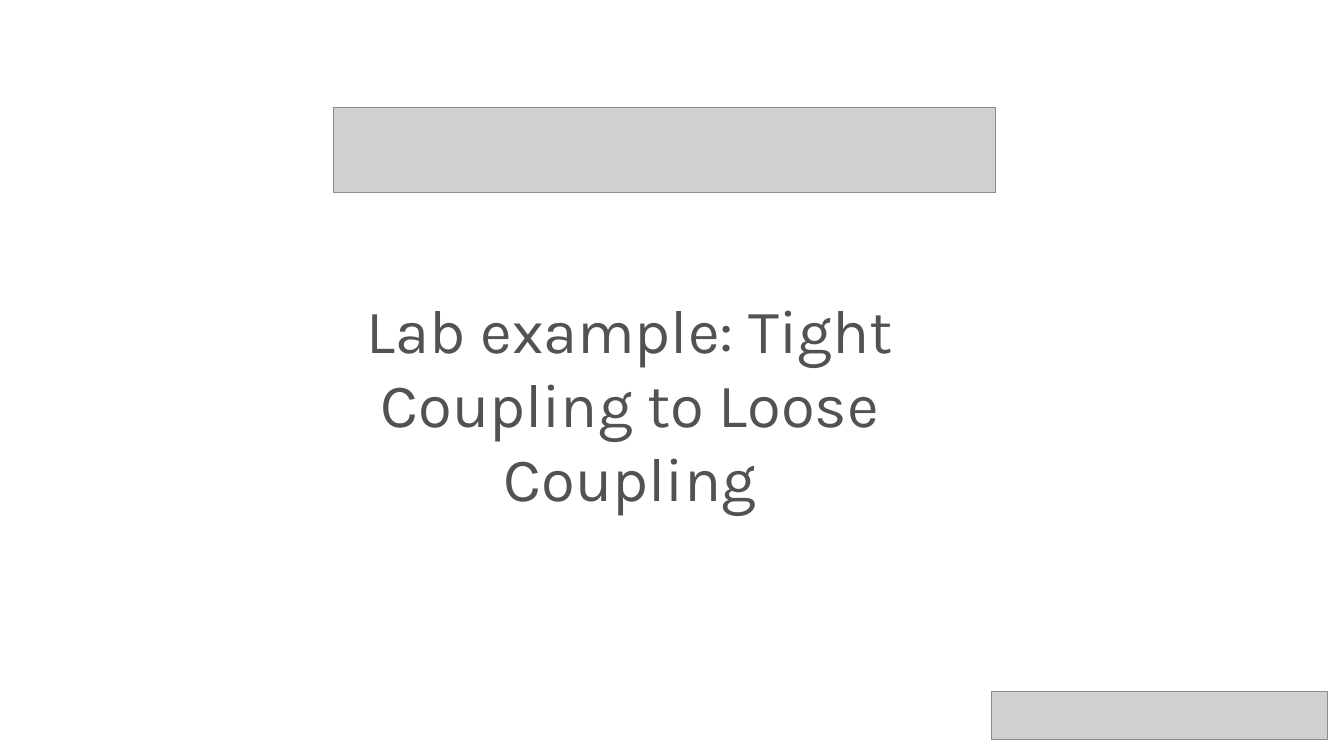
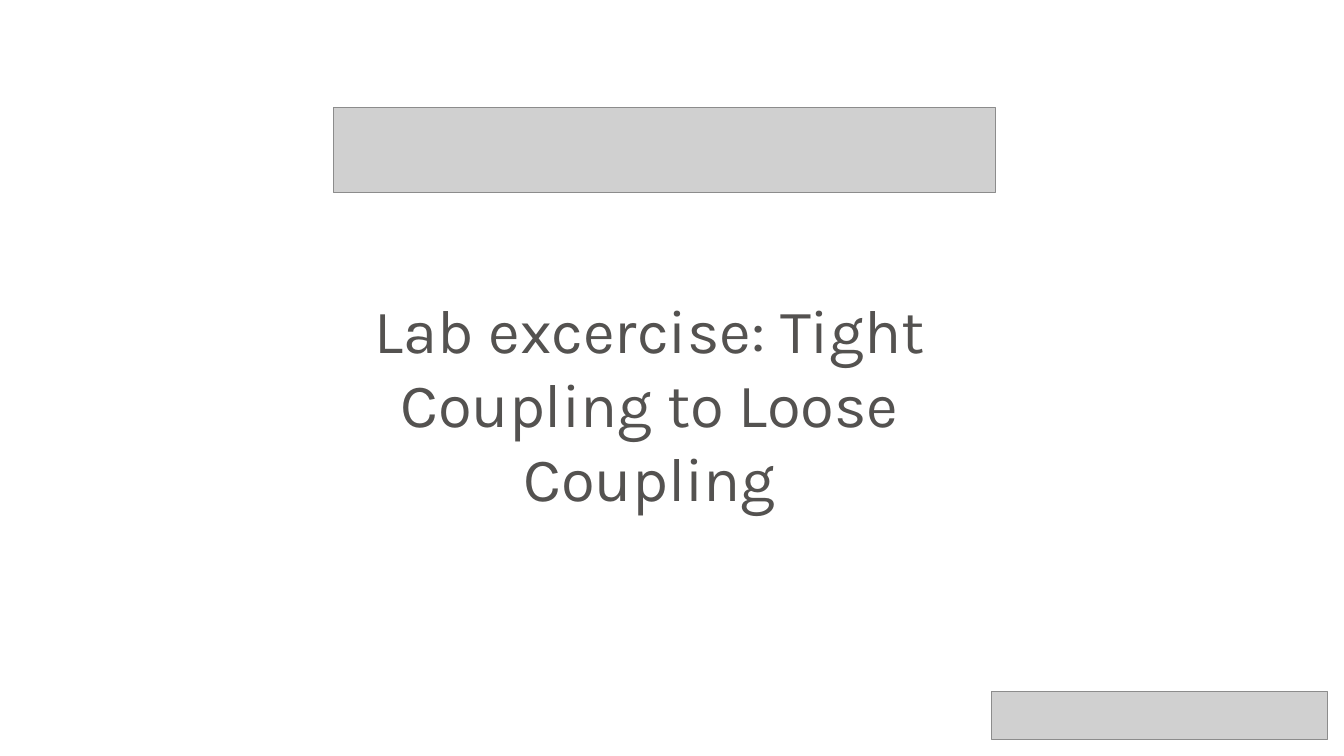
Before and after one commit to neman/DI-Course, a slide deck: slide 15 of DI Course.pptx (slide 10 before the commit). Drawn at 1344x756 pixels with LibreOffice and Linux fonts; fonts in the diff are those of the drawing; grey boxes stand for pictures; background and template pictures are left out. Boxes give left, top, right and bottom in pixels: in the first picture for what was removed or moved away, otherwise in the second. Text is boxed around its words. In the diff, an @@ line names an element or a change of style, - is before the commit and + after.

```diff
--- a/DI Course.pptx
+++ b/DI Course.pptx
@@ text at (x1=375, y1=310, x2=924, y2=516): text changed @@
-Lab example: Tight Coupling to Loose Coupling
+Lab excercise: Tight Coupling to Loose Coupling
```
Also in this commit, not shown: 7 slides added, 1 other file.
